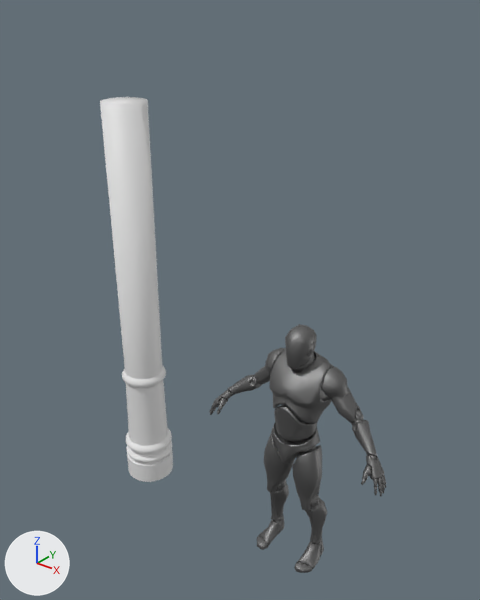
What one commit did to the Blender file European Street Lamp/Blender/Eurpean_Street_Lamp.blend.
The view is the same before and after, from a camera (50 mm lens) standing at (3.373, -3.01, 3.722) and looking at (0.924, 0.051, 1.824). Every picture has the same lights, and +X, +Y and +Z are marked at lower left.

The first picture shows 'Cylinder', 'ThirdPersonUE'.
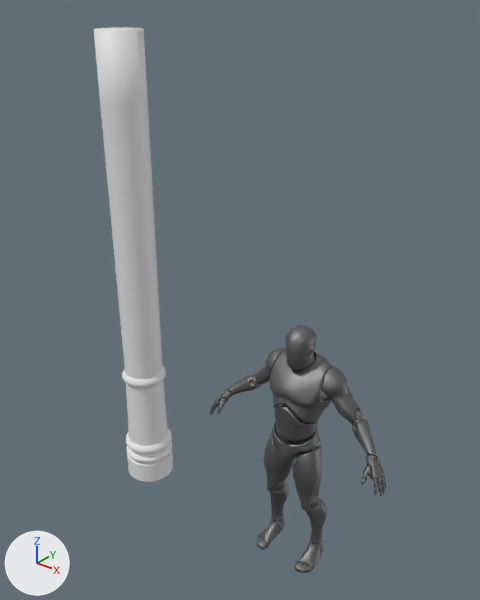
The change, as a diff of the scene's bpy script:
```diff
--- a/European Street Lamp/Blender/Eurpean_Street_Lamp.blend.py
+++ b/European Street Lamp/Blender/Eurpean_Street_Lamp.blend.py
@@ me_cylinder_003 @@
 # used by ob_cylinder; location = (0.0, 0.0, 0.0)
-me_cylinder_003.from_pydata(...)  # 704 vertices, 674 faces; spans x -0.19..0.19, y -0.19..0.19, z 0.0..3.0
+me_cylinder_003.from_pydata(...)  # 736 vertices, 706 faces; spans x -0.19..0.19, y -0.19..0.19, z 0.0..3.43
+# me_cylinder_003 part 1
+# 1 face is deleted
+# 32 new vertices lie (0.0, 0.0, 0.43) away from vertices in x -0.15..0.15, y -0.15..0.15, z 3.0
+# 33 new faces join them
```

Boxes [x1, y1, x2, y2] around the edits, measured in the pictures (480 x 600 px):
'Cylinder', reshaped (8% wider, 18% taller)
    before: [100, 97, 173, 482]
    after: [94, 27, 173, 482]
part 1 of me_cylinder_003, built on
    before: [100, 97, 148, 105]
    after: [94, 27, 148, 105]
